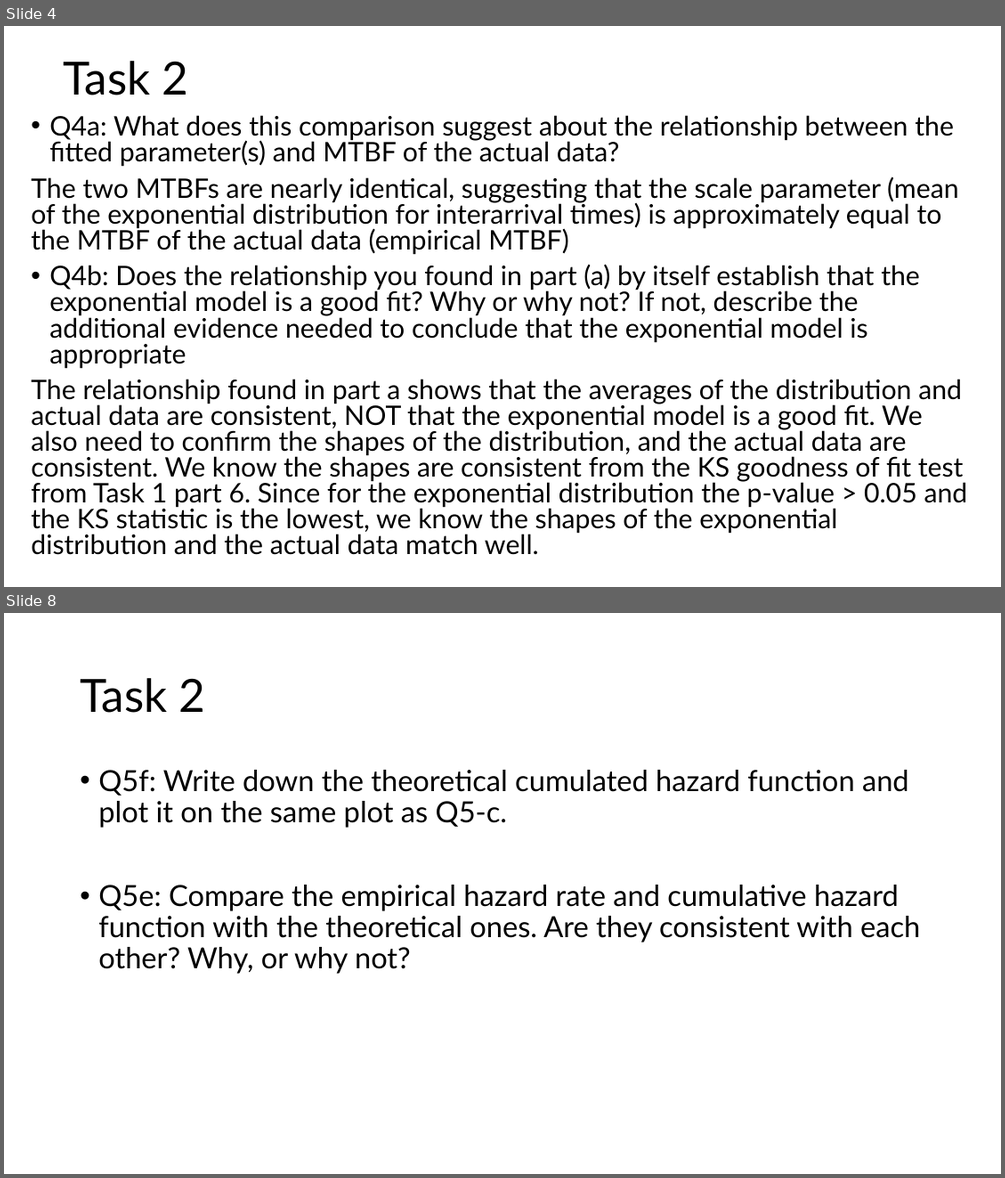
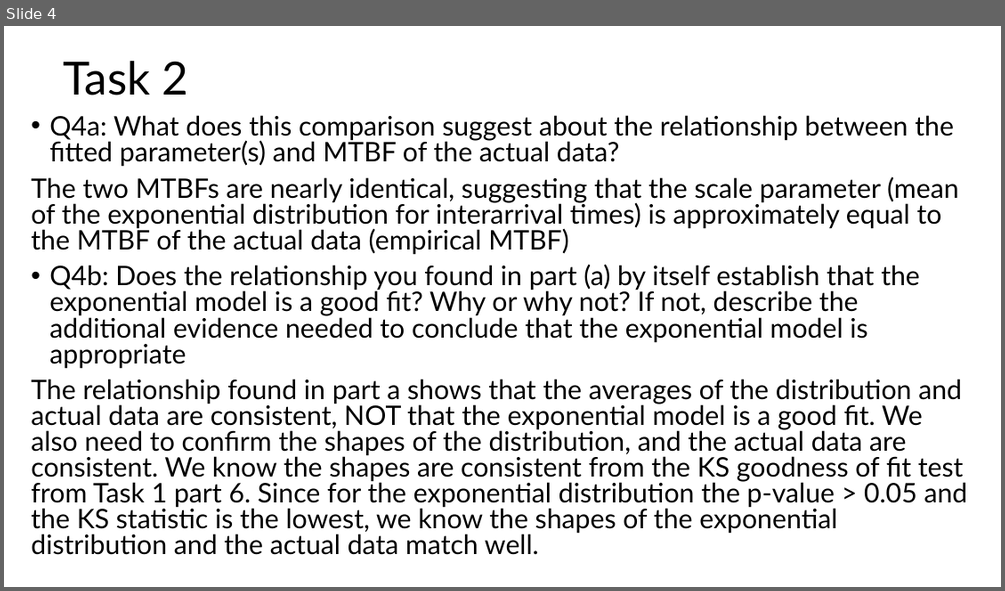
Before and after one commit to DhruvVohra11/gpu_cluster_analysis, a slide deck: ece313_sp26_project_task_2.pptx. Shown one above the other, each under a label of ours: slides 4 and 8 before the commit, slide 4 after it; the slides between them are not shown. The pictures are 1005x1178 and 1005x591 pixels, drawn with LibreOffice and Linux fonts; fonts in the diff are those of the drawing. Boxes give left, top, right and bottom in pixels: in the first picture for what was removed or moved away, otherwise in the second. Text is boxed around its words. In the diff, an @@ line names an element or a change of style, - is before the commit and + after.

```diff
--- a/ece313_sp26_project_task_2.pptx
+++ b/ece313_sp26_project_task_2.pptx
@@ slide 8 removed at [4,613,1001,1174], background #FFFFFF @@
@@ title removed at [80,678,206,713] @@
-Task 2
@@ text removed at [98,770,920,973] @@
-• Q5f: Write down the theoretical cumulated hazard function and plot it on the same plot as Q5-c.
-• Q5e: Compare the empirical hazard rate and cumulative hazard function with the theoretical ones. Are they consistent with each other? Why, or why not?
```
Also in this commit, not shown: 4 slides changed, 2 slides added, 5 other files.
